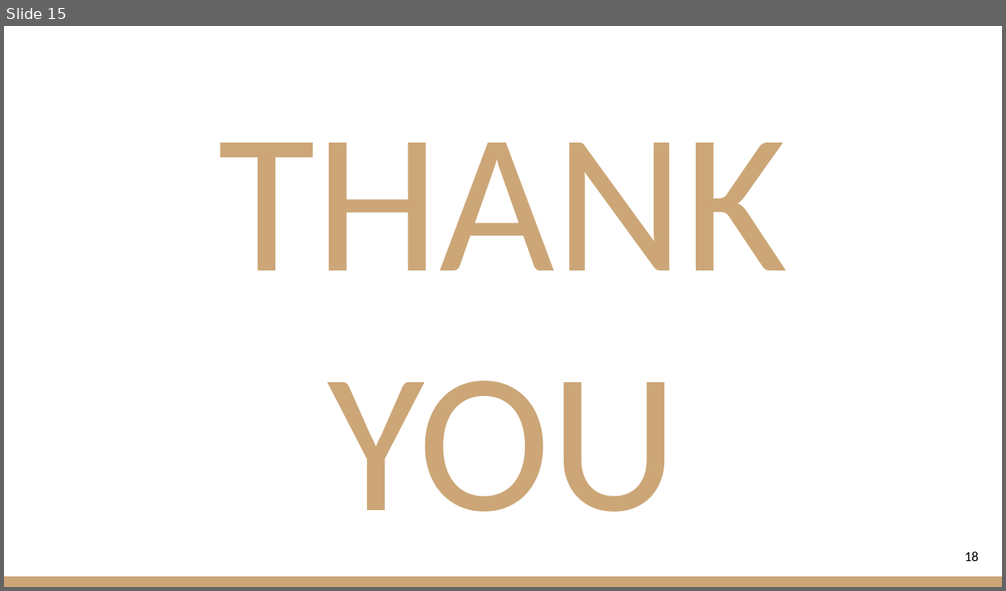
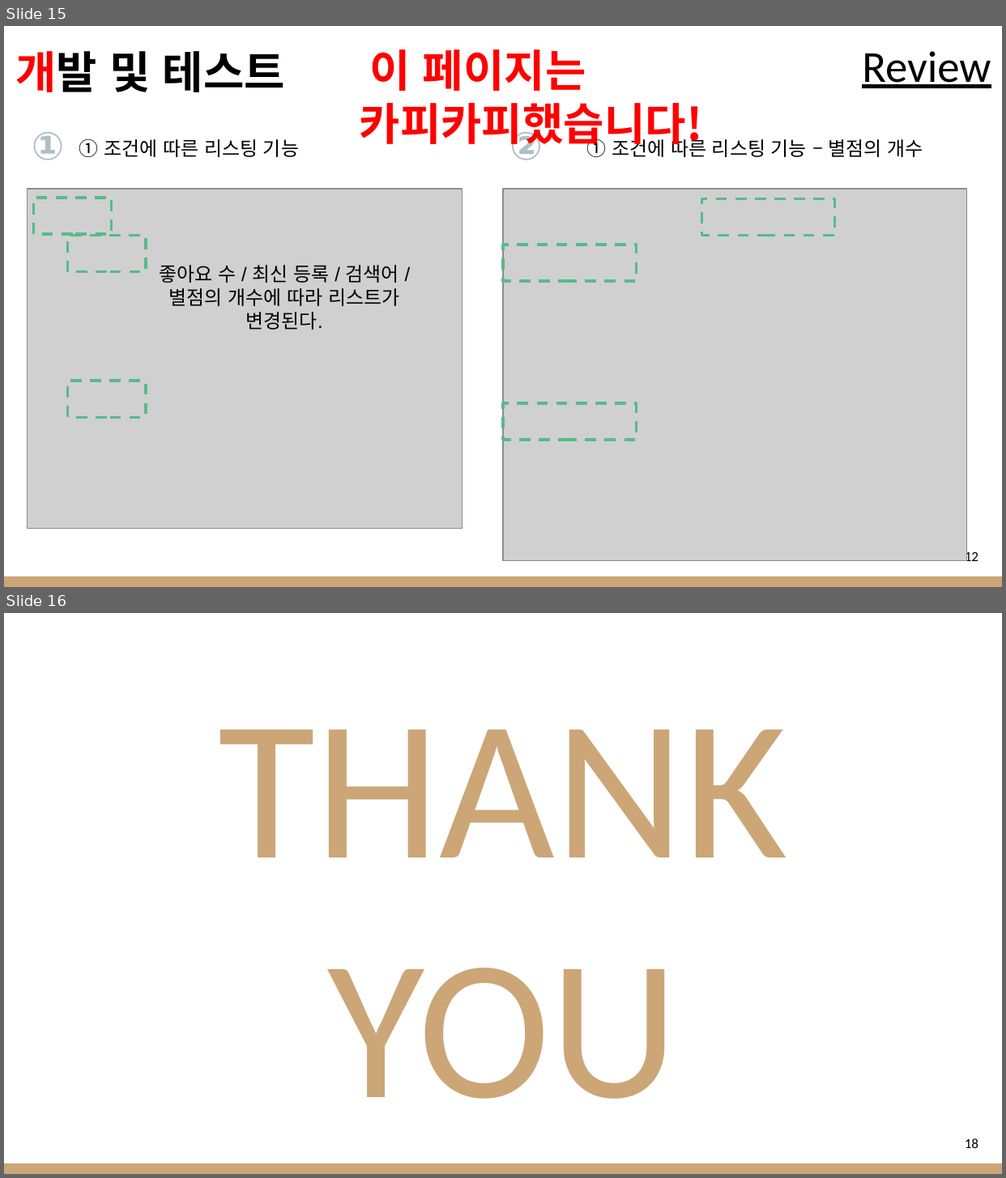
Before and after one commit to kot8585/ay_project-, a slide deck: 팀프로젝트 PPT.pptx. Shown one above the other, each under a label of ours: slide 15 before the commit, slides 15 and 16 after it. The pictures are 1006x591 and 1006x1178 pixels, drawn with LibreOffice and Linux fonts; fonts in the diff are those of the drawing; grey boxes stand for pictures. Boxes give left, top, right and bottom in pixels: in the first picture for what was removed or moved away, otherwise in the second. Text is boxed around its words. In the diff, an @@ line names an element or a change of style, - is before the commit and + after.

Commit message:
슬라이드 추가

```diff
--- a/팀프로젝트 PPT.pptx
+++ b/팀프로젝트 PPT.pptx
@@ slide 15 added at (4,26,1002,587), background #FFFFFF; not listed: 1 template element that a slide beside it also shows @@
@@ text added at (360,49,703,152), 32 pt, text #FF0000, bold @@
+이 페이지는 카피카피했습니다!
@@ text added at (15,51,285,92), 32 pt, text #000000, bold @@
+개발 및 테스트
@@ title added at (862,51,991,88), 32 pt, text #000000, underline @@
+Review
@@ text added at (32,132,65,160), 28 pt, text #AEBFC7, bold @@
+①
@@ text added at (79,139,299,157), 14 pt, text #000000 @@
+① 조건에 따른 리스팅 기능
@@ text added at (509,128,543,160), 28 pt, text #AEBFC7, bold @@
+②
@@ text added at (586,136,923,157), 14 pt, text #000000 @@
+① 조건에 따른 리스팅 기능 – 별점의 개수
@@ picture added at (27,189,462,529) @@
@@ picture added at (503,189,966,561) @@
@@ rectangle added at (34,198,112,234), outline #57BB8A 2 pt dashed @@
@@ rectangle added at (701,199,834,236), outline #57BB8A 2 pt dashed @@
@@ rectangle added at (68,236,146,272), outline #57BB8A 2 pt dashed @@
@@ text added at (159,265,399,330), 14 pt, text #000000 @@
+좋아요 수 / 최신 등록 / 검색어 / 별점의 개수에 따라 리스트가 변경된다.
@@ rectangle added at (503,245,636,281), outline #57BB8A 2 pt dashed @@
@@ rectangle added at (68,382,146,418), outline #57BB8A 2 pt dashed @@
@@ rectangle added at (503,403,636,440), outline #57BB8A 2 pt dashed @@
@@ text added at (965,550,978,561), 10 pt, text #000000 @@
+12
@@ what was slide 15 is now slide 16 @@
```
